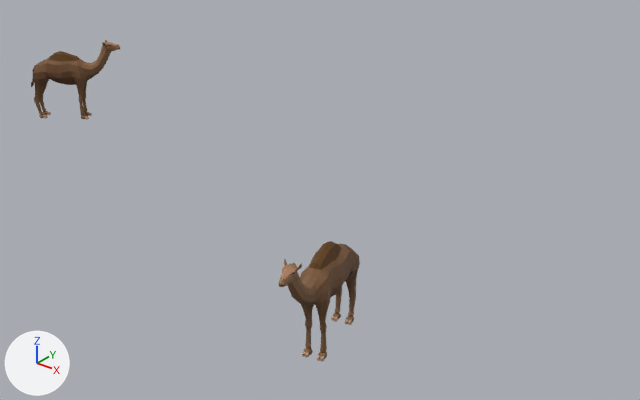
One commit to the glTF model models/westerncamel-chew1.glb: the scene before it, then after it.
Before and after are seen from a 50 mm camera at (55.44, -7.94, 8.75) aimed at (44.94, 5.19, 0.61). Lighting does not change. The marker at lower left points along +X, +Y and +Z.

The scene before the commit, as lines of its bpy script (objects in view):
```python
me_scene_009 = bpy.data.meshes.new('Scene.009')
me_scene_009.from_pydata(...)  # 776 vertices, 1544 faces; spans x -0.31..0.31, y -1.7..0.93, z 0.0..2.19
me_scene_009.materials.append(mat_westerncamel)
me_scene_010 = bpy.data.meshes.new('Scene.010')
me_scene_010.from_pydata(...)  # 776 vertices, 1544 faces; spans x -0.31..0.31, y -1.7..0.93, z 0.0..2.19
me_scene_010.materials.append(mat_westerncamel)
ob_western_camel_033 = bpy.data.objects.new('Western_Camel.033', me_scene_009)
ob_western_camel_033.location = (35.28, 5.95, 0.0)
ob_western_camel_033.rotation_euler = (0.0, 0.0, 2.172)  # degrees (0, 0, 124)
ob_western_camel_034 = bpy.data.objects.new('Western_Camel.034', me_scene_010)
ob_western_camel_034.location = (47.66, 1.99, 0.0)
ob_western_camel_034.rotation_euler = (0.0, 0.0, 0.244)  # degrees (0, 0, 14)
```
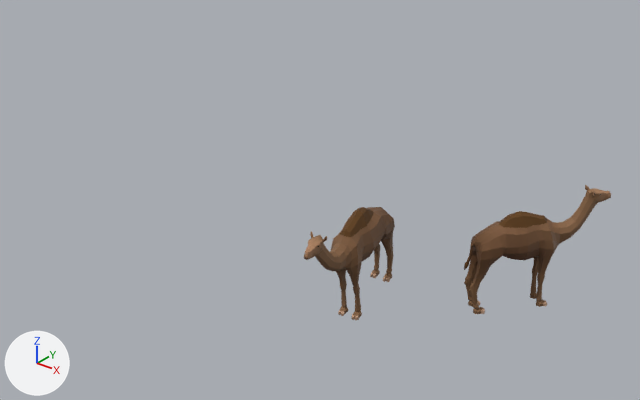
Boxes [x1, y1, x2, y2] around the edits, measured in the pictures (640 x 400 px):
```json
{"object": "Western_Camel.033", "change": "moved, turned", "before": [31, 40, 120, 120], "after": [464, 185, 611, 314]}
{"object": "Western_Camel.034", "change": "moved, turned", "before": [279, 241, 360, 362], "after": [304, 207, 395, 321]}
```

Edits to the scene script, one JSON object a line:
```json
{"op": "set", "path": "ob_western_camel_033.location", "old": "(35.28, 5.95, 0.0)", "new": "(49.58, 4.92, 0.01)"}
{"op": "set", "path": "ob_western_camel_033.rotation_euler", "old": "(0.0, 0.0, 2.172)", "new": "(-0.0226, 0.00309, 2.426)", "note": "degrees (0, 0, 124) -> degrees (-1.3, 0.2, 139)"}
{"op": "set", "path": "ob_western_camel_034.location", "old": "(47.66, 1.99, 0.0)", "new": "(47.64, 3.08, 0.31)"}
{"op": "set", "path": "ob_western_camel_034.rotation_euler", "old": "(0.0, 0.0, 0.244)", "new": "(0.143, 0.0, 0.131)", "note": "degrees (0, 0, 14) -> degrees (8.2, 0, 7.5)"}
```
